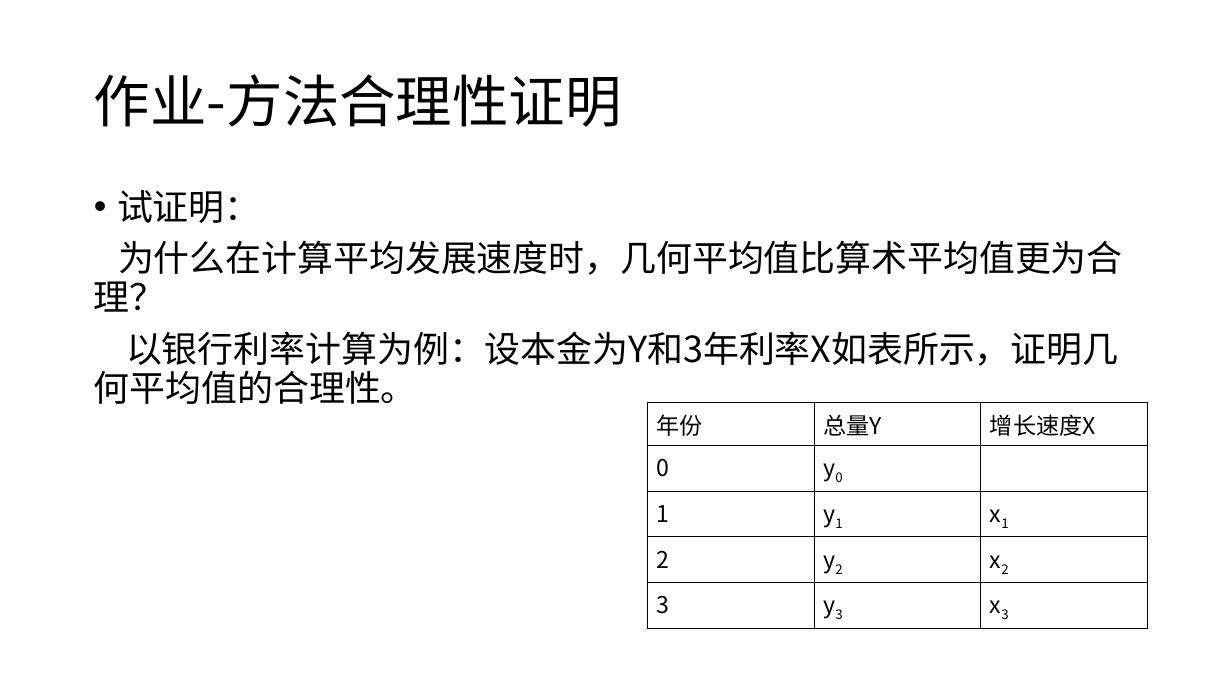
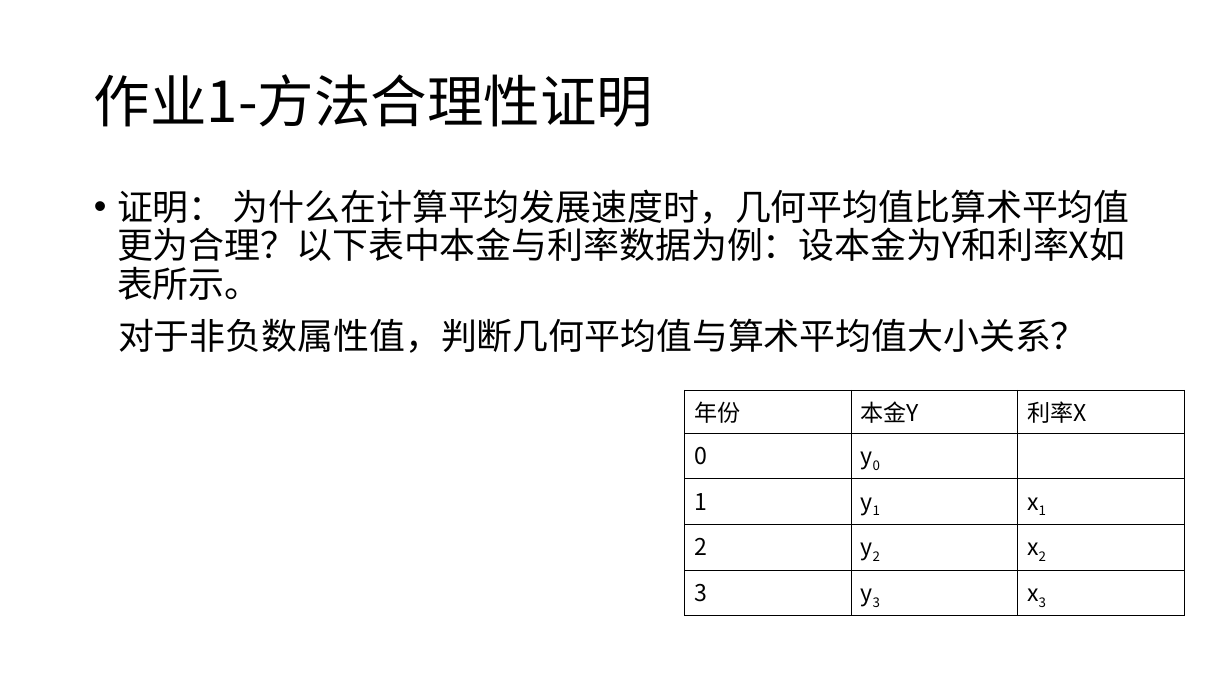
Before and after one commit to exoplanetX/DataAnalytics, a slide deck: slide 2 of 作业3-探索分析.pptx. Drawn at 1232x693 pixels with LibreOffice and Linux fonts; fonts in the diff are those of the drawing. Boxes give left, top, right and bottom in pixels: in the first picture for what was removed or moved away, otherwise in the second. Text is boxed around its words. In the diff, an @@ line names an element or a change of style, - is before the commit and + after.

```diff
--- a/作业3-探索分析.pptx
+++ b/作业3-探索分析.pptx
@@ title at bbox=[94, 74, 653, 127]: text changed @@
-作业-方法合理性证明
+作业1-方法合理性证明
@@ text at bbox=[117, 189, 1130, 353]: text changed @@
-• 试证明：
-为什么在计算平均发展速度时，几何平均值比算术平均值更为合理？
-以银行利率计算为例：设本金为Y和3年利率X如表所示，证明几何平均值的合理性。
+• 证明： 为什么在计算平均发展速度时，几何平均值比算术平均值更为合理？以下表中本金与利率数据为例：设本金为Y和利率X如表所示。
+对于非负数属性值，判断几何平均值与算术平均值大小关系？
@@ table at bbox=[685, 391, 1184, 611] @@
-row 1, column 2: 总量Y
+row 1, column 2: 本金Y
-row 1, column 3: 增长速度X
+row 1, column 3: 利率X
@@ table: place and size @@
-table at bbox=[648, 403, 1147, 623]
+table at bbox=[685, 391, 1184, 611]
```
Also in this commit, not shown: 2 other slides changed, 1 slide removed, 4 other files.
